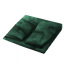
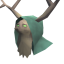
Comparing the layer stacks of the two 64px x 64px images. Changes:
showed "Helmet", painted on it over [0, 0, 63, 59]
hid "Legs" over [2, 14, 63, 59]
